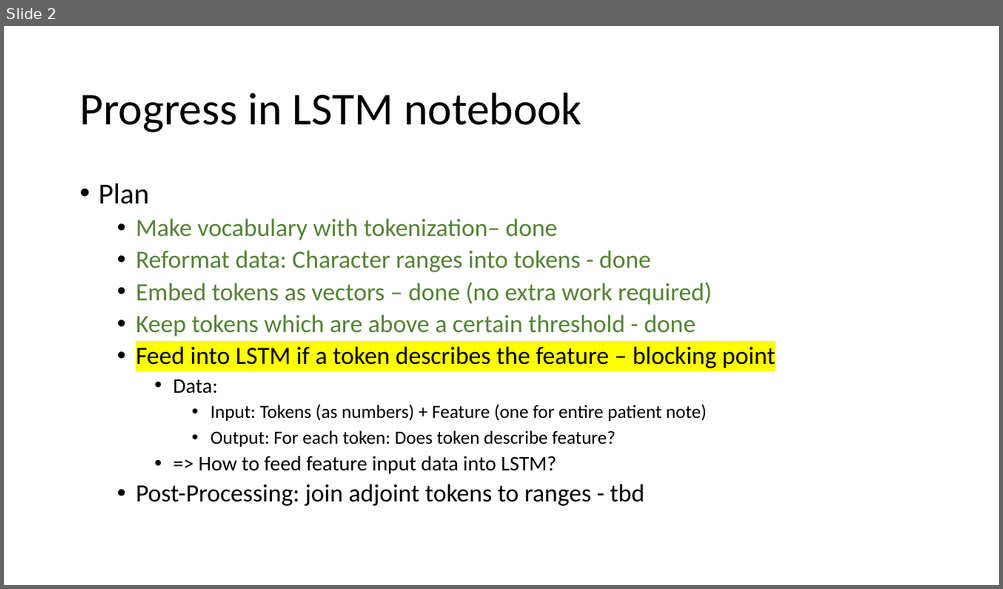
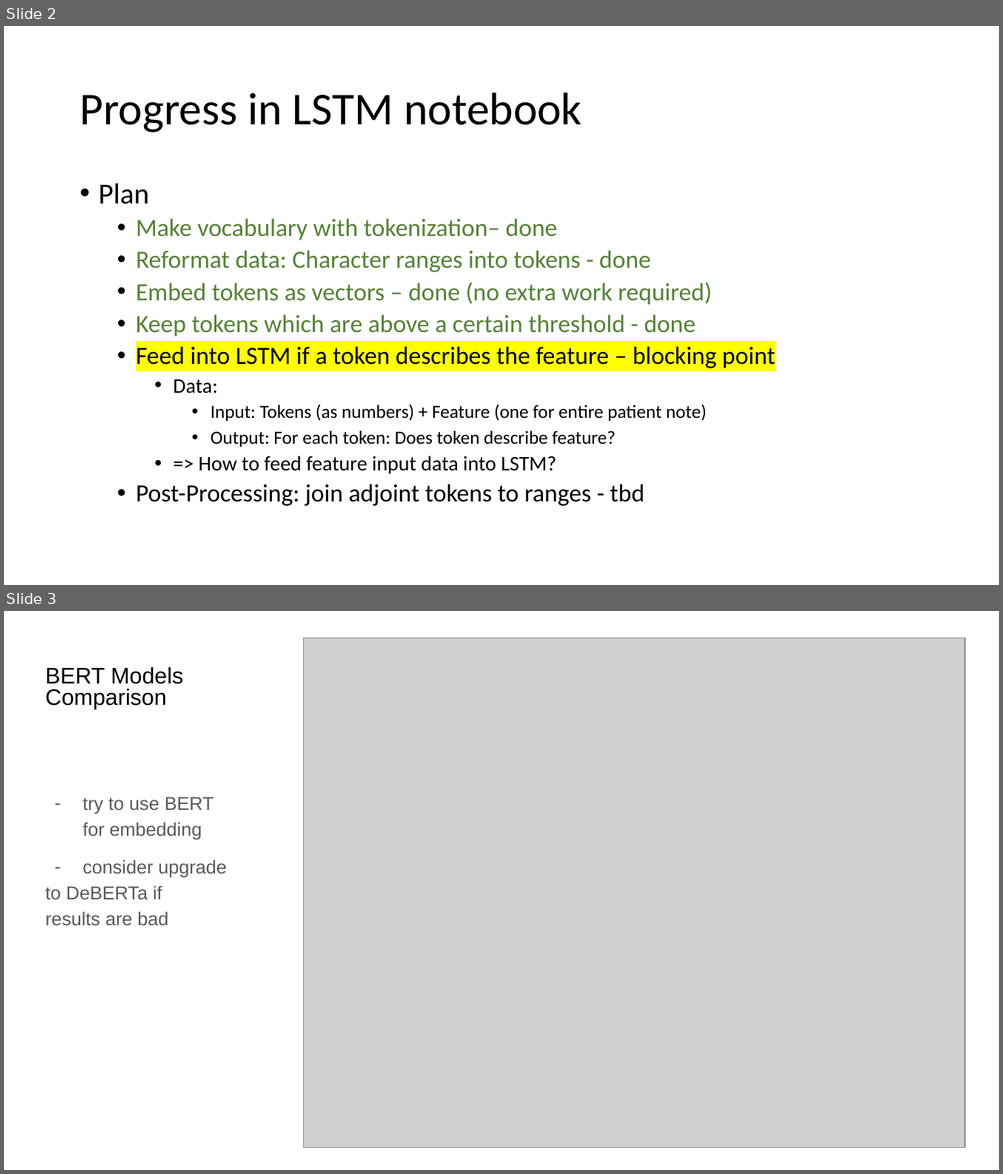
Before and after one commit to Tsunetsuki/AILab2023, a slide deck: Project - Slides/Progress Week 2.odp. Shown one above the other, each under a label of ours: slide 2 before the commit, slides 2 and 3 after it. The pictures are 1003x589 and 1003x1174 pixels, drawn with LibreOffice and Linux fonts; fonts in the diff are those of the drawing; grey boxes stand for pictures. Boxes give left, top, right and bottom in pixels: in the first picture for what was removed or moved away, otherwise in the second. Text is boxed around its words. In the diff, an @@ line names an element or a change of style, - is before the commit and + after.

Commit message:
slide

```diff
--- a/Project - Slides/Progress Week 2.odp
+++ b/Project - Slides/Progress Week 2.odp
@@ slide 3 added at (4,611,999,1170), background #FFFFFF @@
@@ picture added at (304,638,965,1148) @@
@@ title added at (45,667,183,709), 21.7 pt, text #000000 @@
+BERT Models
+Comparison
@@ text added at (45,797,226,925), 18 pt, text #595959 @@
+– try to use BERT
+for embedding
+– consider upgrade
+to DeBERTa if
+results are bad
```
Also in this commit, not shown: 1 other file.
